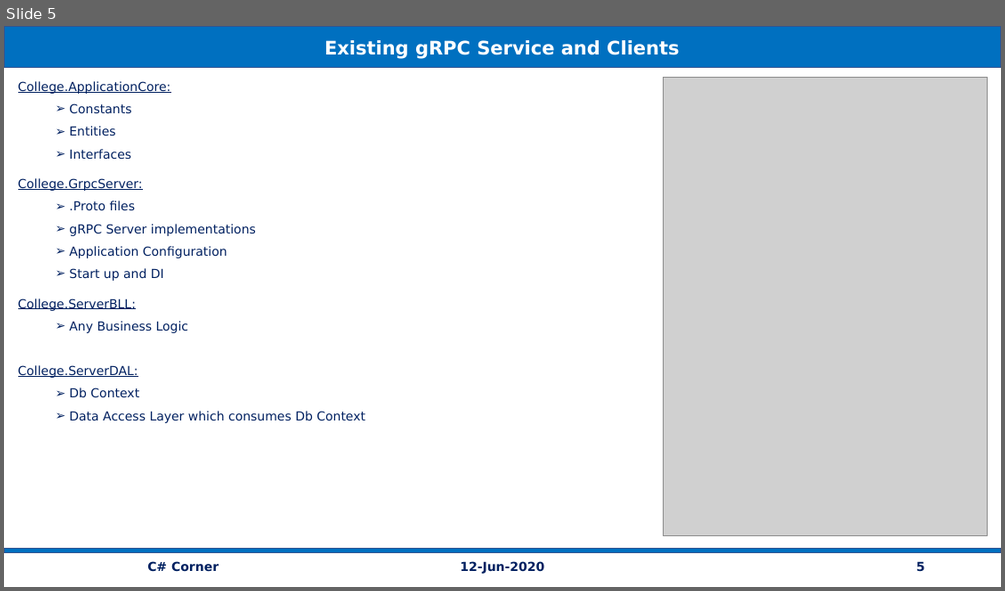
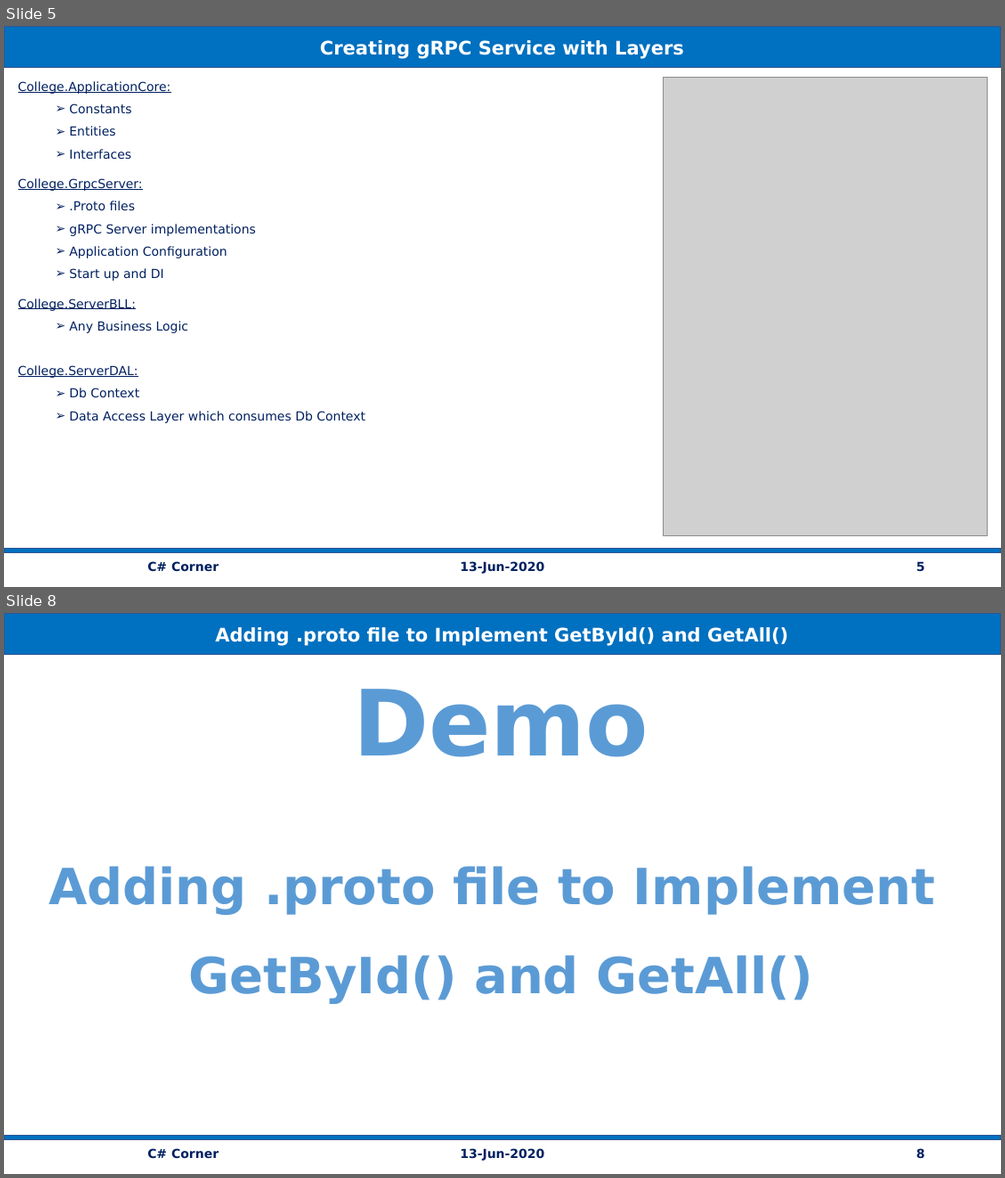
Before and after one commit to vishipayyallore/speaker_series_2021, a slide deck: CSharpCorner/gRPC_ASP.Net_EF3.x_Angular9_13Jun2020/Documentation/gRPC_Service_Efficient_MicroService.pptx. Shown one above the other, each under a label of ours: slide 5 before the commit, slides 5 and 8 after it; the slides between them are not shown. The pictures are 1005x591 and 1005x1178 pixels, drawn with LibreOffice and Linux fonts; fonts in the diff are those of the drawing; grey boxes stand for pictures. Boxes give left, top, right and bottom in pixels: in the first picture for what was removed or moved away, otherwise in the second. Text is boxed around its words. In the diff, an @@ line names an element or a change of style, - is before the commit and + after.

```diff
--- a/CSharpCorner/gRPC_ASP.Net_EF3.x_Angular9_13Jun2020/Documentation/gRPC_Service_Efficient_MicroService.pptx
+++ b/CSharpCorner/gRPC_ASP.Net_EF3.x_Angular9_13Jun2020/Documentation/gRPC_Service_Efficient_MicroService.pptx
@@ slide 8 added at [4, 613, 1001, 1174], background #FFFFFF @@
@@ rectangle added at [4, 614, 1000, 654], fill #0070C0, outline #325491 1 pt, 18 pt, text #FFFFFF, bold @@
+Adding .proto file to Implement GetById() and GetAll()
@@ text added at [48, 689, 935, 1004], 48 pt, text #5B9BD5, bold @@
+Demo
+Adding .proto file to Implement
+GetById() and GetAll()
@@ rectangle added at [4, 1135, 1000, 1140], fill #0070C0, outline #325491 1 pt @@
@@ text added at [147, 1148, 218, 1159], 12 pt, text #002060, bold @@
+C# Corner
@@ text added at [460, 1148, 544, 1160], 12 pt, text #002060, bold @@
+13-Jun-2020
@@ page number added at [916, 1148, 925, 1158], 12 pt, text #002060, bold @@
+8
@@ slide 5 changed as well @@
@@ text in rectangle at [320, 40, 684, 59]: text changed @@
-Existing gRPC Service and Clients
+Creating gRPC Service with Layers
@@ text at [460, 561, 544, 573]: text changed @@
-12-Jun-2020
+13-Jun-2020
```
Also in this commit, not shown: 10 other slides changed, 6 other slides added, 2 slides removed, 59 other files.
